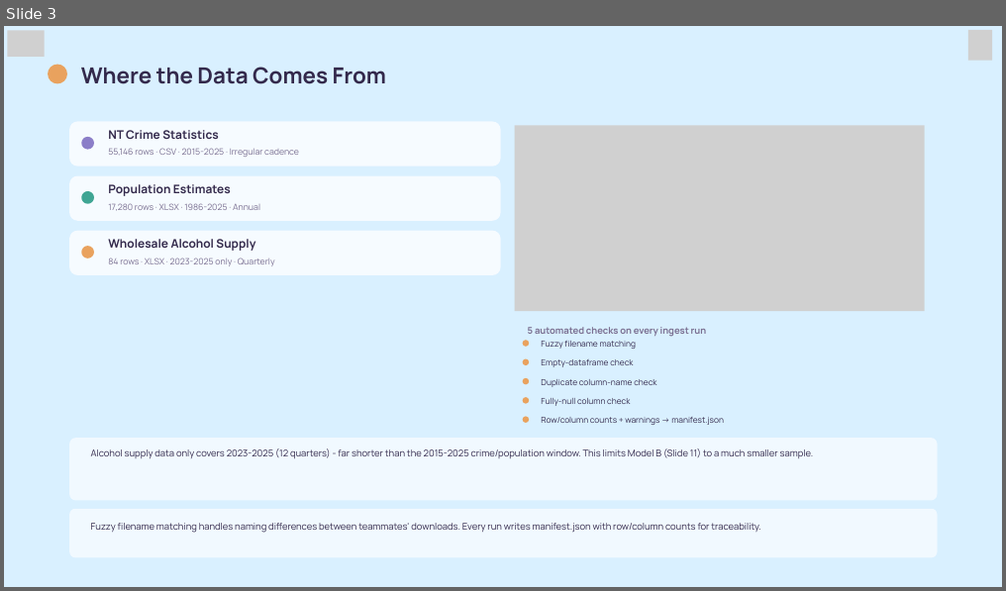
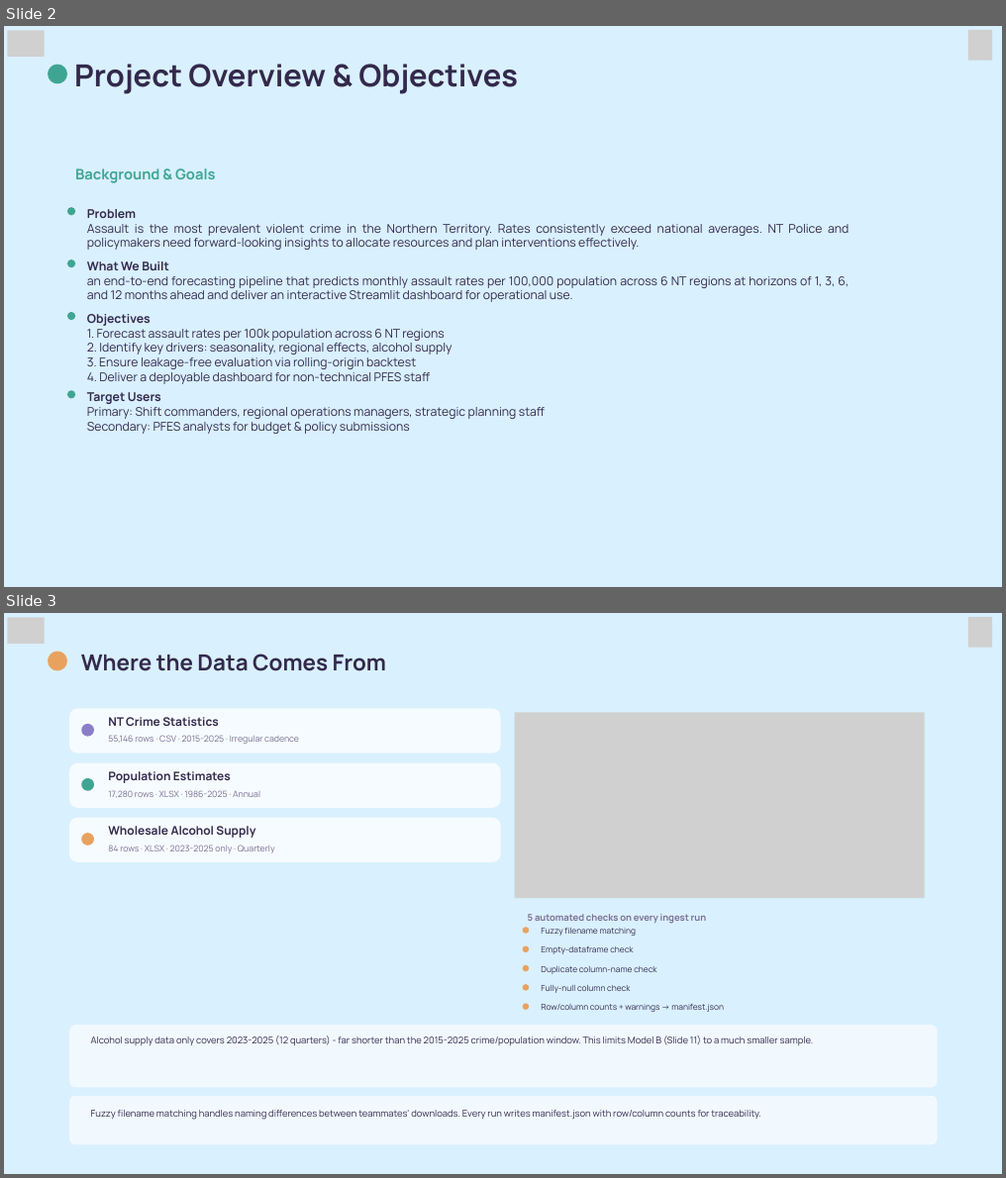
Before and after one commit to HendrickDang/PRT661-DATA-SCIENCE-PRACTICE, a slide deck: Reports/PRT661_Slides.pptx.pptx. Shown one above the other, each under a label of ours: slide 3 before the commit, slides 2 and 3 after it. The pictures are 1006x591 and 1006x1178 pixels, drawn with LibreOffice and Linux fonts; fonts in the diff are those of the drawing; grey boxes stand for pictures. Boxes give left, top, right and bottom in pixels: in the first picture for what was removed or moved away, otherwise in the second. Text is boxed around its words. In the diff, an @@ line names an element or a change of style, - is before the commit and + after.

```diff
--- a/Reports/PRT661_Slides.pptx.pptx
+++ b/Reports/PRT661_Slides.pptx.pptx
@@ slide 2 added at (4, 26, 1002, 587), background #FFFFFF @@
@@ freeform shape added at (4, 26, 1002, 587), fill #D9F0FF @@
@@ picture added at (8, 31, 45, 57) @@
@@ picture added at (968, 30, 992, 61) @@
@@ freeform shape added at (48, 65, 67, 83), fill #3FA593 @@
@@ text added at (74, 64, 518, 94), 44 pt, text #33294B, bold @@
+Project Overview & Objectives
@@ text added at (75, 169, 215, 183), 21 pt, text #3FA593, bold @@
+Background & Goals
@@ freeform shape added at (67, 207, 75, 215), fill #3FA593 @@
@@ text added at (87, 209, 848, 250), 17.5 pt, text #33294B @@
+Problem
+Assault is the most prevalent violent crime in the Northern Territory. Rates consistently exceed national averages. NT Police and policymakers need forward-looking insights to allocate resources and plan interventions effectively.
@@ freeform shape added at (67, 260, 75, 268), fill #3FA593 @@
@@ text added at (87, 262, 848, 302), 17.5 pt, text #33294B @@
+What We Built
+an end-to-end forecasting pipeline that predicts monthly assault rates per 100,000 population across 6 NT regions at horizons of 1, 3, 6, and 12 months ahead and deliver an interactive Streamlit dashboard for operational use.
@@ freeform shape added at (67, 312, 75, 320), fill #3FA593 @@
@@ text added at (87, 314, 452, 384), 17.5 pt, text #33294B @@
+Objectives
+1. Forecast assault rates per 100k population across 6 NT regions
+2. Identify key drivers: seasonality, regional effects, alcohol supply
+3. Ensure leakage-free evaluation via rolling-origin backtest
+4. Deliver a deployable dashboard for non-technical PFES staff
@@ freeform shape added at (67, 390, 75, 398), fill #3FA593 @@
@@ text added at (87, 392, 545, 434), 17.5 pt, text #33294B @@
+Target Users
+Primary: Shift commanders, regional operations managers, strategic planning staff
+Secondary: PFES analysts for budget & policy submissions
```
Also in this commit, not shown: 3 slides changed, 3 other slides added.
